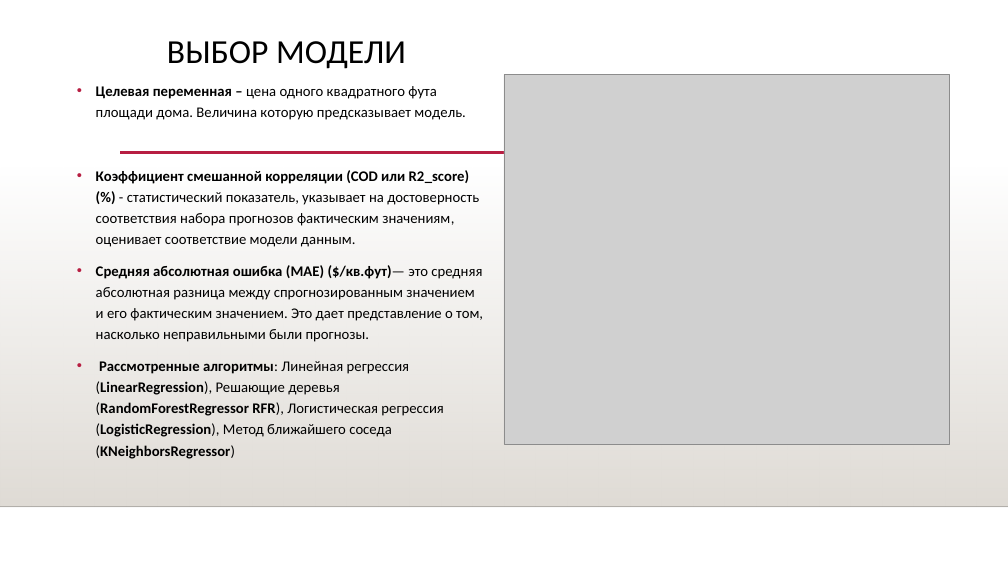
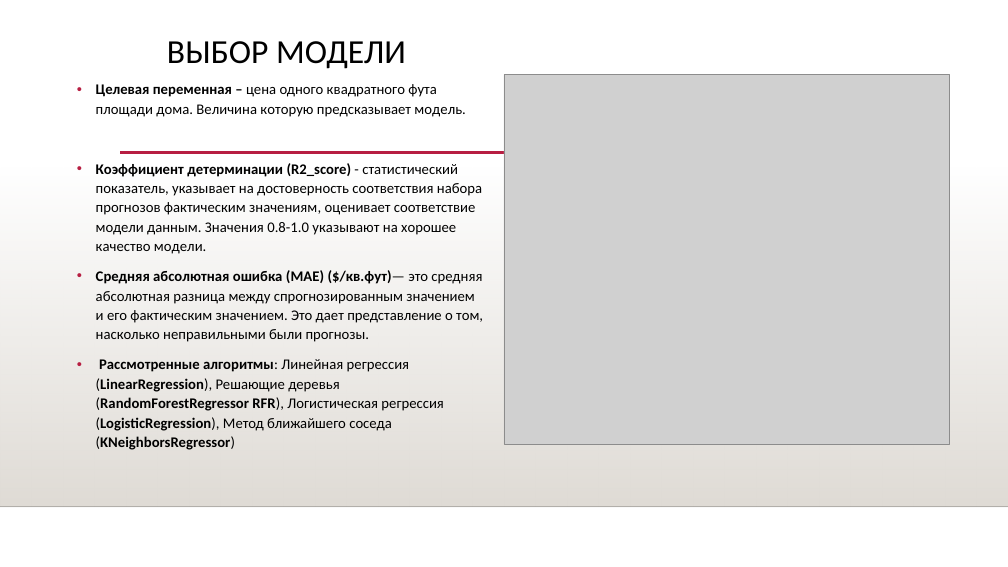
Before and after one commit to Sokolov-IM/sim-repo, a slide deck: slide 5 of Дипломный проект/Sokolov_presentation.pptx. Drawn at 1008x567 pixels with LibreOffice and Linux fonts; fonts in the diff are those of the drawing; grey boxes stand for pictures; background and template pictures are left out. Boxes give left, top, right and bottom in pixels: in the first picture for what was removed or moved away, otherwise in the second. Text is boxed around its words. In the diff, an @@ line names an element or a change of style, - is before the commit and + after.

```diff
--- a/Дипломный проект/Sokolov_presentation.pptx
+++ b/Дипломный проект/Sokolov_presentation.pptx
@@ text at (96,84,483,450): line spacing 1.2 to 1.1 @@
@@ text at (96,163,482,254): text changed @@
-• Коэффициент смешанной корреляции (COD или R2_score) (%) - статистический показатель, указывает на достоверность соответствия набора прогнозов фактическим значениям, оценивает соответствие модели данным.
+• Коэффициент детерминации (R2_score) - статистический показатель, указывает на достоверность соответствия набора прогнозов фактическим значениям, оценивает соответствие модели данным. Значения 0.8-1.0 указывают на хорошее качество модели.
```
Also in this commit, not shown: 1 other slide changed.
